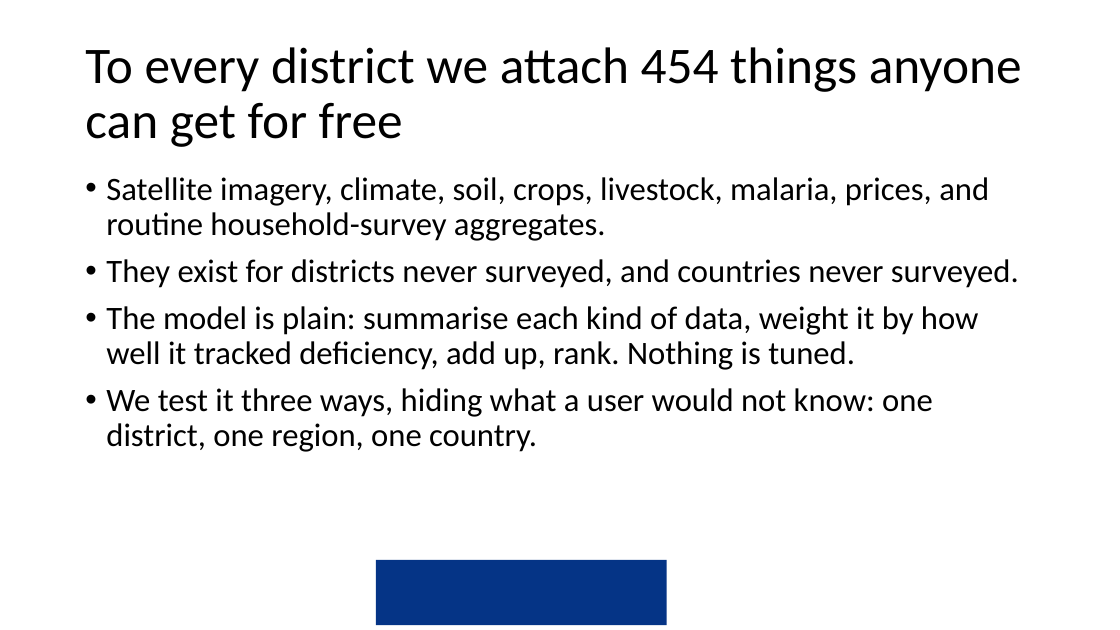
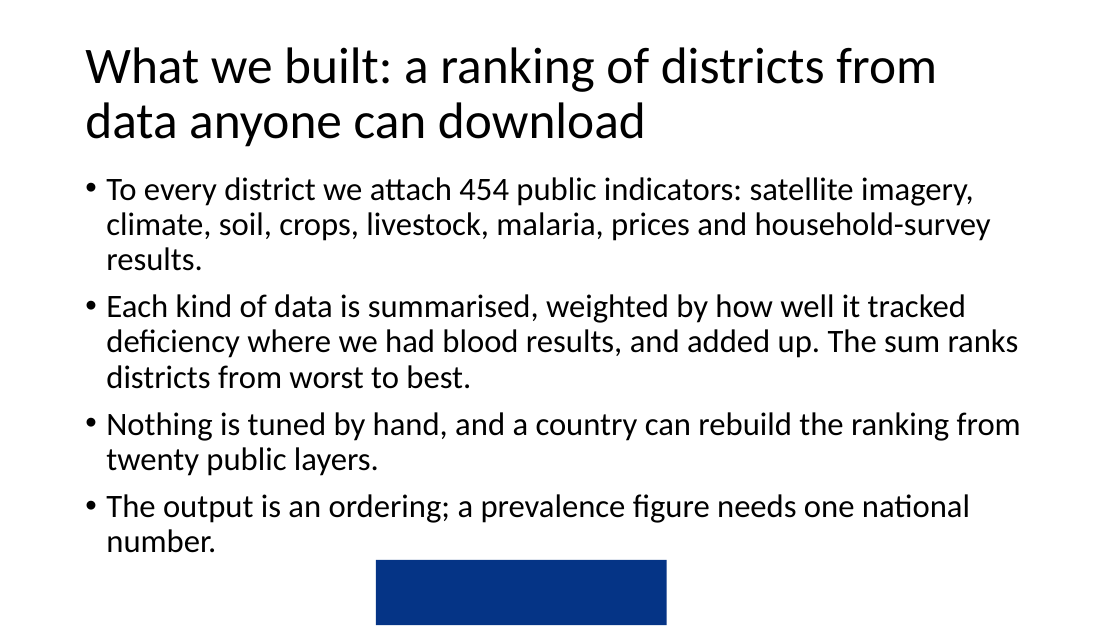
Before and after one commit to amertens/mn-prediction, a slide deck: slide 3 of docs/slides/MN-proxy-policy-deck-2026-09.pptx (slide 4 before the commit). Drawn at 1120x630 pixels with LibreOffice and Linux fonts; fonts in the diff are those of the drawing; background and template pictures are left out. Boxes give left, top, right and bottom in pixels: in the first picture for what was removed or moved away, otherwise in the second. Text is boxed around its words. In the diff, an @@ line names an element or a change of style, - is before the commit and + after.

```diff
--- a/docs/slides/MN-proxy-policy-deck-2026-09.pptx
+++ b/docs/slides/MN-proxy-policy-deck-2026-09.pptx
@@ title at (85,47,937,147): text changed @@
-To every district we attach 454 things anyone can get for free
+What we built: a ranking of districts from data anyone can download
@@ text at (106,177,1021,553): text changed @@
-• Satellite imagery, climate, soil, crops, livestock, malaria, prices, and routine household-survey aggregates.
-• They exist for districts never surveyed, and countries never surveyed.
-• The model is plain: summarise each kind of data, weight it by how well it tracked deficiency, add up, rank. Nothing is tuned.
-• We test it three ways, hiding what a user would not know: one district, one region, one country.
+• To every district we attach 454 public indicators: satellite imagery, climate, soil, crops, livestock, malaria, prices and household-survey results.
+• Each kind of data is summarised, weighted by how well it tracked deficiency where we had blood results, and added up. The sum ranks districts from worst to best.
+• Nothing is tuned by hand, and a country can rebuild the ranking from twenty public layers.
+• The output is an ordering; a prevalence figure needs one national number.
```
Also in this commit, not shown: 4 other slides changed, 6 slides added, 1 slide removed, 5 other files.
